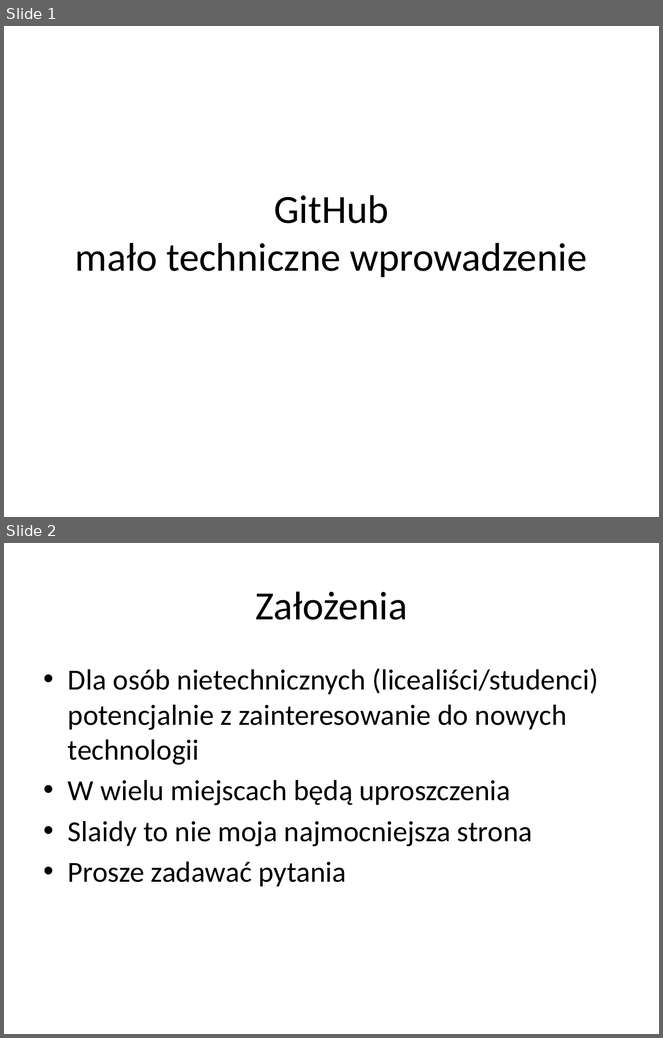
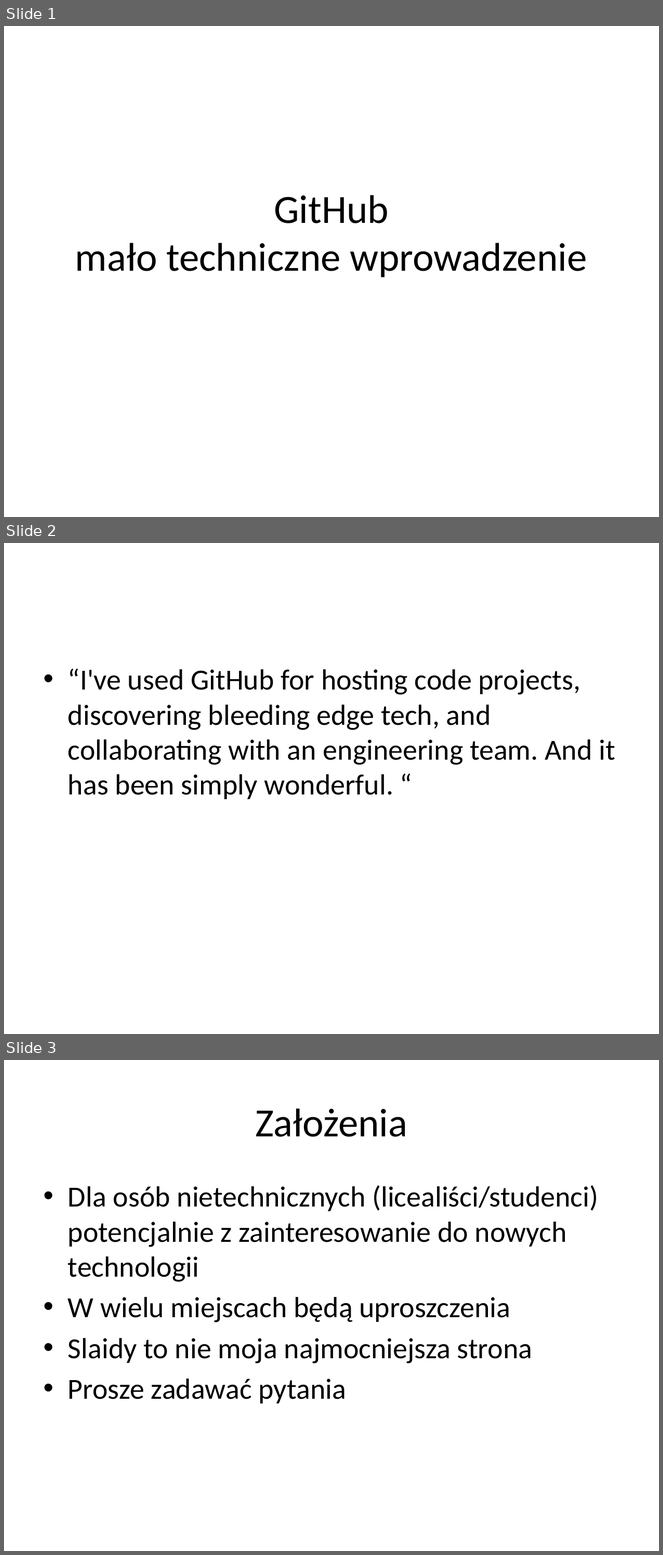
Before and after one commit to krzysztofkaluzny/codeweek, a slide deck: GitHub - Talk .pptx. Shown one above the other, each under a label of ours: slides 1 and 2 before the commit, slides 1, 2 and 3 after it. The pictures are 663x1038 and 663x1555 pixels, drawn with LibreOffice and Linux fonts; fonts in the diff are those of the drawing. Boxes give left, top, right and bottom in pixels: in the first picture for what was removed or moved away, otherwise in the second. Text is boxed around its words. In the diff, an @@ line names an element or a change of style, - is before the commit and + after.

```diff
--- a/GitHub - Talk .pptx
+++ b/GitHub - Talk .pptx
@@ slide 2 added at (4,543,659,1034), background #FFFFFF @@
@@ text added at (68,668,616,799), 32 pt, text #000000 @@
+• “I've used GitHub for hosting code projects, discovering bleeding edge tech, and collaborating with an engineering team. And it has been simply wonderful. “
@@ what was slide 2 is now slide 3 @@
```
Also in this commit, not shown: 1 slide changed, 1 other slide added.
